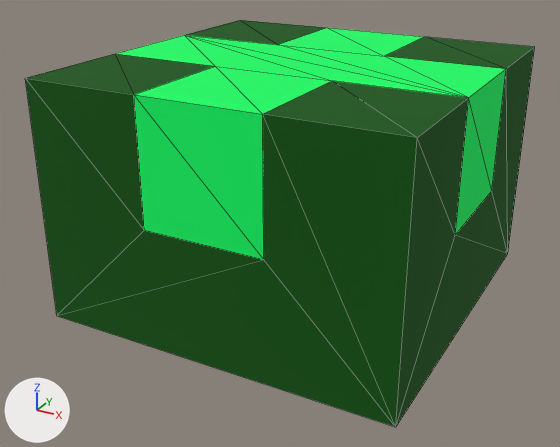
Two versions of the OBJ model Assets/Graphics/Plata/8.obj, one commit apart.
The view is the same before and after, from a 50 mm camera at (0.434, -0.403, 0.431) aimed at (0.142, 0.128, 0.165). Arrows for +X, +Y and +Z are at lower left; the lights stay in place. Mesh edges are drawn as thin lines. Where no turn or scale is listed for an object, it has been applied to the vertices. Vertices at the same position are counted once.

Objects in the first picture: 'Untitled'.
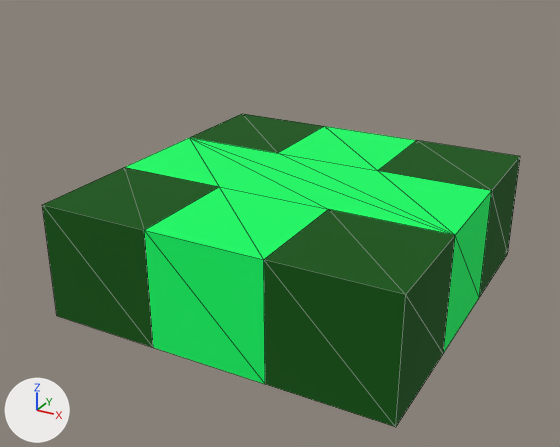
The change, as JSON lines over the scene's bpy script:
```json
{"block": "me_untitled", "where": "# used by ob_untitled; location = (0.0, 0.0, 0.0)"}
{"op": "remove", "block": "me_untitled", "code": "me_untitled.from_pydata(...)  # 28 vertices, 52 faces; spans x 0.0..0.3, y 0.0..0.3, z 0.1..0.3"}
{"op": "add", "block": "me_untitled", "code": "me_untitled.from_pydata(...)  # 32 vertices, 60 faces; spans x 0.0..0.3, y 0.0..0.3, z 0.1..0.2"}
{"block": "me_untitled", "change": "me_untitled part 1"}
{"block": "me_untitled", "change": "16 vertices are removed from x 0.0..0.3, y 0.0..0.3, z 0.3"}
{"block": "me_untitled", "change": "52 faces are deleted"}
{"block": "me_untitled", "change": "8 new vertices lie (0.0, 0.0, -0.1) away from vertices in x 0.0..0.3, y 0.0..0.3, z 0.2"}
{"block": "me_untitled", "change": "6 new vertices lie (0.0, -0.1, 0.0) away from vertices in x 0.0..0.3, y 0.1..0.3, z 0.1..0.2"}
{"block": "me_untitled", "change": "6 new vertices lie (0.0, 0.1, 0.0) away from vertices in x 0.0..0.3, y 0.0..0.2, z 0.1..0.2"}
{"block": "me_untitled", "change": "60 new faces join them"}
```

Where the change shows, as pixel boxes [x1, y1, x2, y2] in the pictures (560 x 447 px):
```json
{"object": "Untitled", "change": "reshaped", "before": [25, 20, 535, 427], "after": [42, 114, 520, 427], "on screen": "6% narrower, 23% shorter"}
```
